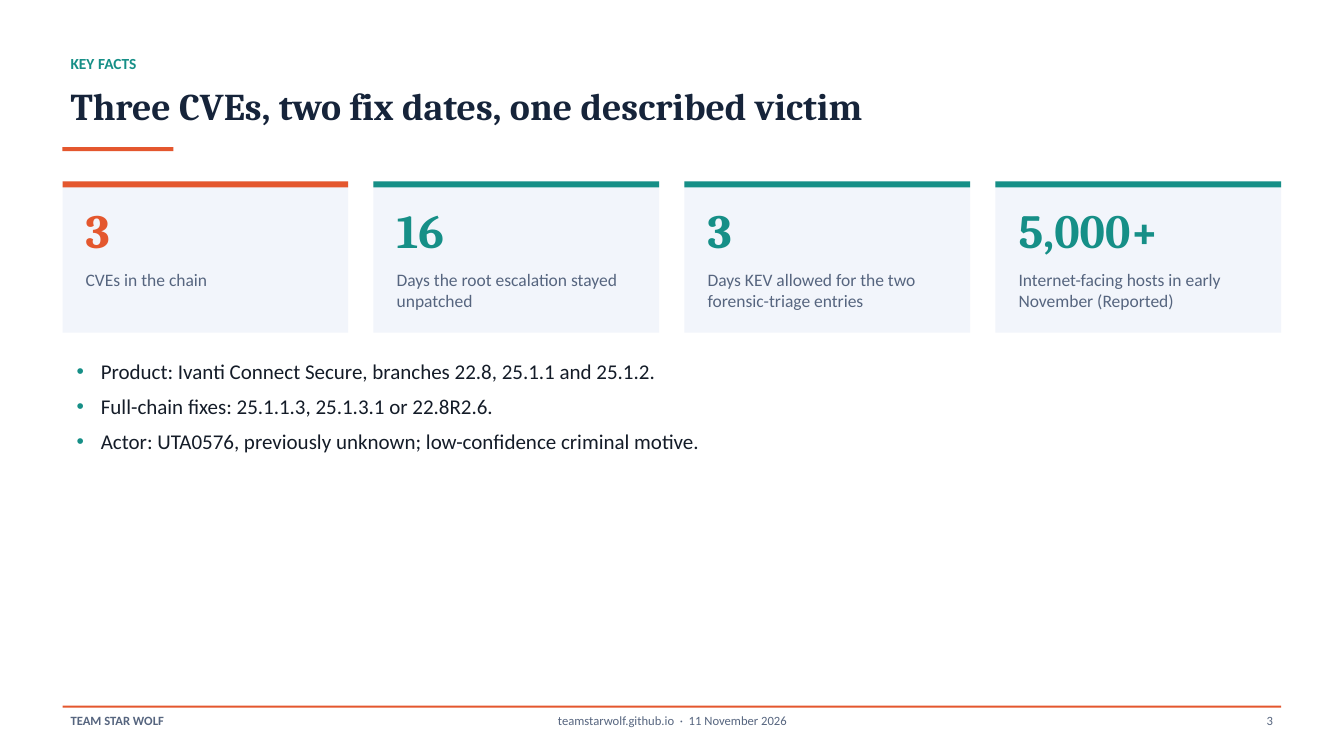
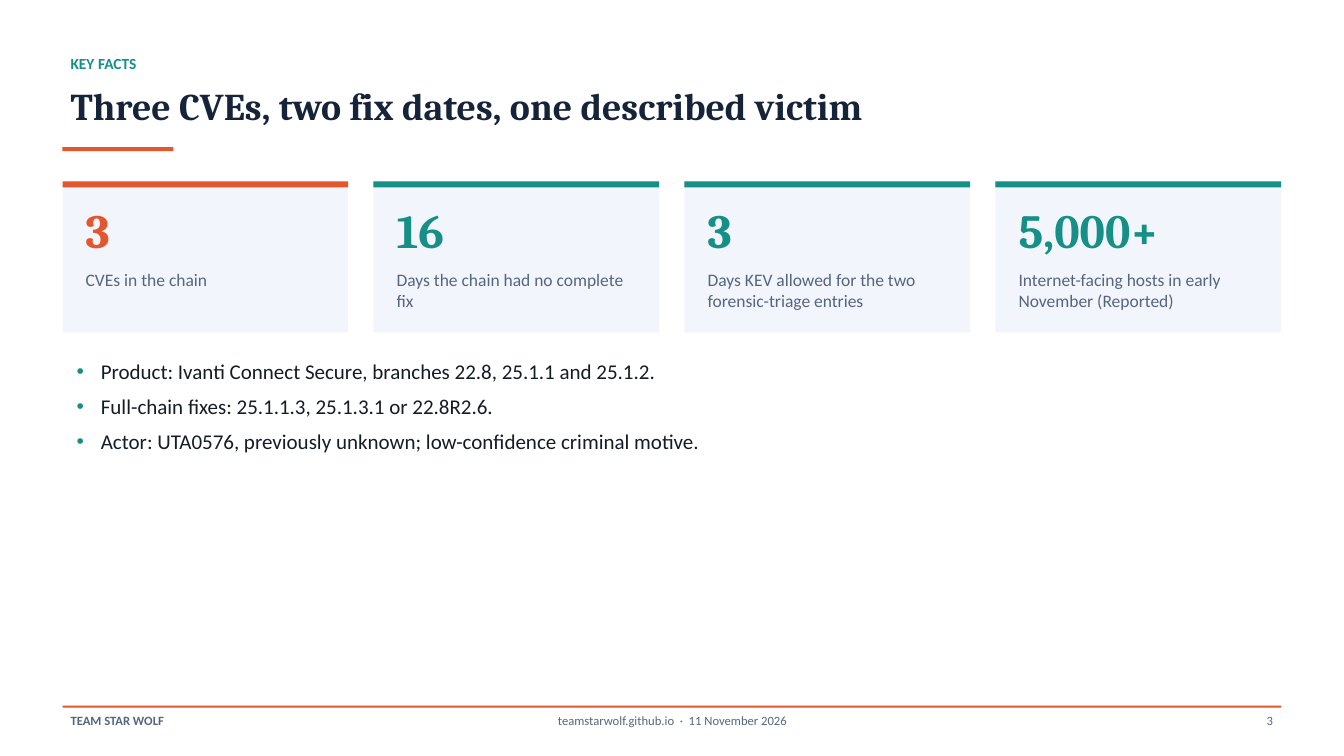
Before and after one commit to TeamStarWolf/TeamStarWolf, a slide deck: slide 3 of case-studies/slides/Ivanti_Connect_Secure_2026_Case_Study.pptx. Drawn at 1344x756 pixels with LibreOffice and Linux fonts; fonts in the diff are those of the drawing. Boxes give left, top, right and bottom in pixels: in the first picture for what was removed or moved away, otherwise in the second. Text is boxed around its words. In the diff, an @@ line names an element or a change of style, - is before the commit and + after.

```diff
--- a/case-studies/slides/Ivanti_Connect_Secure_2026_Case_Study.pptx
+++ b/case-studies/slides/Ivanti_Connect_Secure_2026_Case_Study.pptx
@@ text at [397,274,624,307]: text changed @@
-Days the root escalation stayed unpatched
+Days the chain had no complete fix
```
Also in this commit, not shown: 4 other slides changed, 7 other files.
